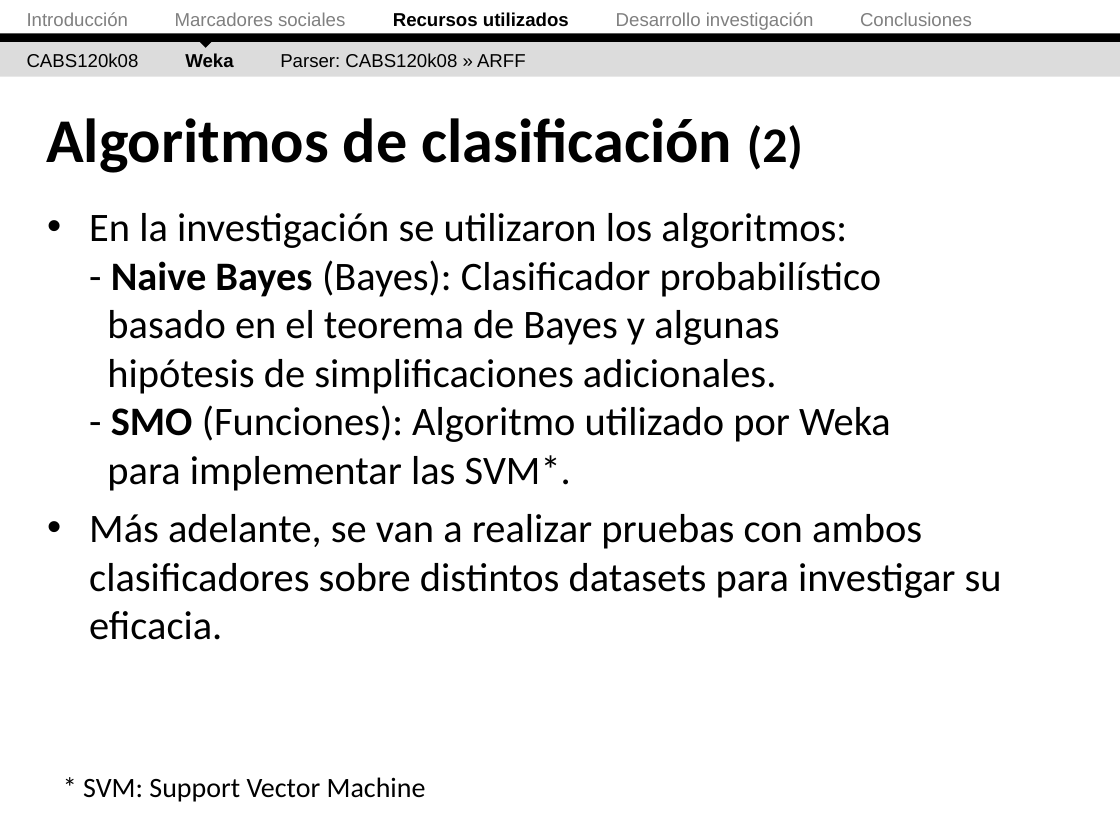
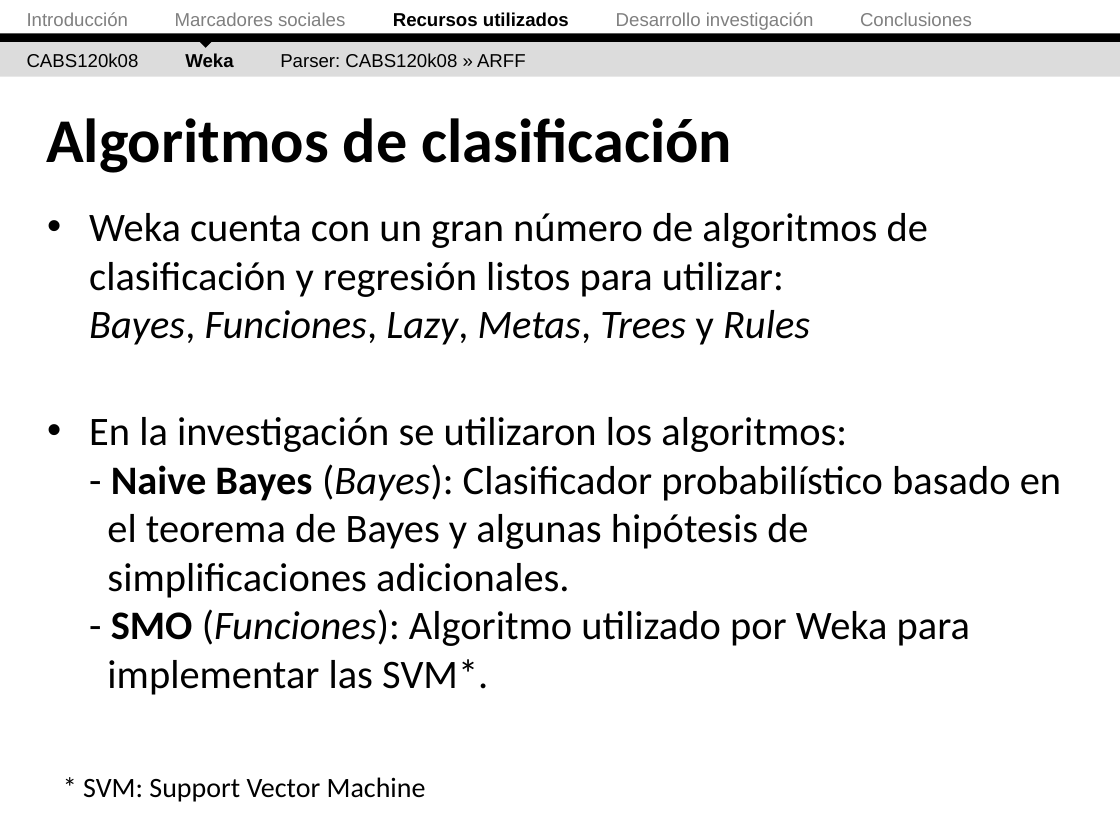
Before and after one commit to ak907kenai/nicotournetesis, a slide deck: slide 27 of docs_trunk/Nicolás Tourné - Presentación Tesis (v2).ppt (slide 28 before the commit). Drawn at 1120x840 pixels with LibreOffice and Linux fonts; fonts in the diff are those of the drawing. Boxes give left, top, right and bottom in pixels: in the first picture for what was removed or moved away, otherwise in the second. Text is boxed around its words. In the diff, an @@ line names an element or a change of style, - is before the commit and + after.

```diff
--- a/docs_trunk/Nicolás Tourné - Presentación Tesis (v2).ppt
+++ b/docs_trunk/Nicolás Tourné - Presentación Tesis (v2).ppt
@@ title at [46,118,733,173]: text changed @@
-Algoritmos de clasificación (2)
+Algoritmos de clasificación
@@ text at [89,213,928,345]: paragraph added @@
+• Weka cuenta con un gran número de algoritmos de clasificación y regresión listos para utilizar:
+  Bayes, Funciones, Lazy, Metas, Trees y Rules
@@ text at [89,417,1061,695]: italic on in "(Bayes): (Funciones):" @@
@@ text at [89,514,1002,640]: paragraph removed @@
-• Más adelante, se van a realizar pruebas con ambos clasificadores sobre distintos datasets para investigar su eficacia.
```
Also in this commit, not shown: 17 other slides changed, 1 slide removed, 1 other file.
